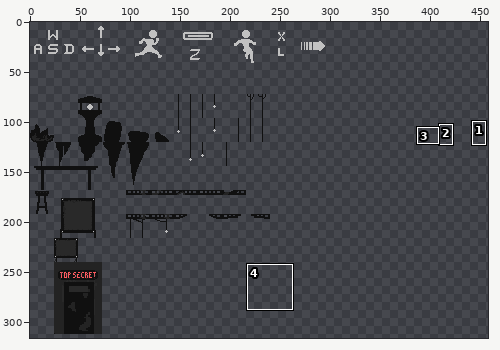
One commit to this pixel-art file: Assets/sprites/TILES/Objects.ase. The picture above shows the old version from afar; the outline marks the close-up.
Close-up. As it was:
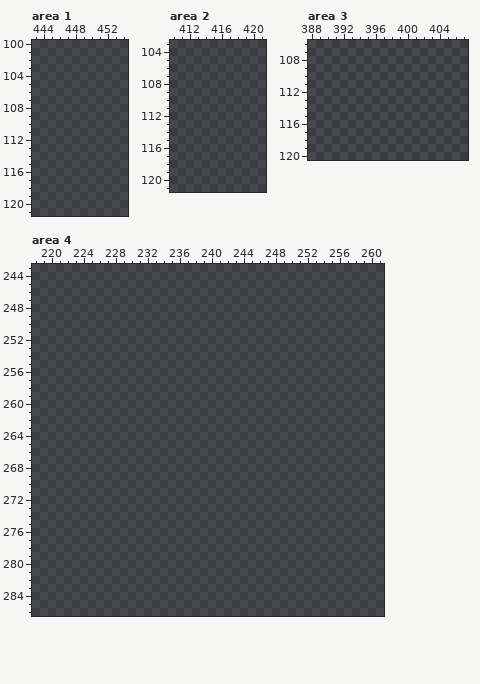
480x480 pixels, 1 frame. Colours within 5 levels of each other are drawn and written as one. Shown: area 1: x 443..454, y 100..121; area 2: x 410..421, y 103..121; area 3: x 388..407, y 106..120; area 4: x 218..261, y 243..286. The wide view leaves out empty margins. The commit also changed other parts of the picture, which this record leaves out.
Palette (. is transparent): 
After the commit:
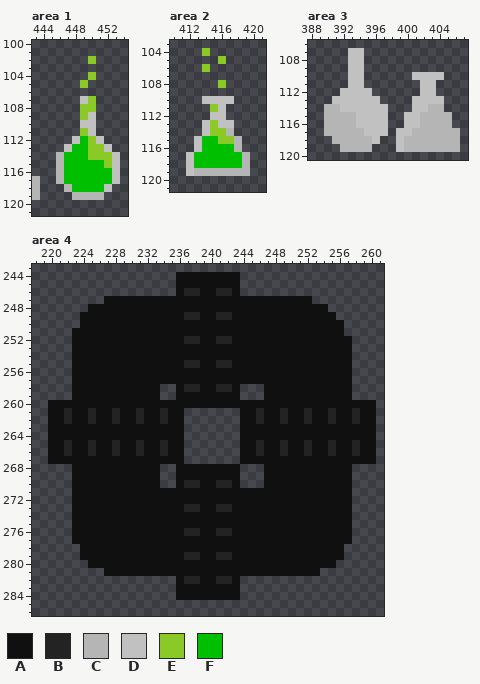
Colours new in this view: A #101010  B #232323  C #b5b5b5  D #c1c1c1  E #8ac926  F #00bf00
Diff:
Changed rows in their new state; - is an unchanged pixel.
Area 1:
first column x 443:
102 -------E---
104 -------E---
105 ------E----
107 ------DE---
108 ------EE---
109 ------ED---
110 ------DD---
111 ------ED---
112 -----DFED--
113 ----DFFEED-
114 ---CFFFEEED
115 ---CFFFFFED
116 ---CFFFFFFD
117 C--CFFFFFFD
118 C---CFFFFD-
119 C----CCCC--
Area 2:
first column x 412:
104 --E-----
105 ----E---
106 --E-----
108 ----E---
110 --DDDD--
111 ---ED---
112 ---DD---
113 --DEDD--
114 --DEEC--
115 -DFFEEC-
116 -DFFFFC-
117 DFFFFFFC
118 DFFFFFFC
119 DCCCCCCC
Area 3:
first column x 390:
107 ---DD------------
108 ---DD------------
109 ---DD------------
110 ---DD------DDDD--
111 ---DD-------DD---
112 --DDDD------DD---
113 -DDDDDD----DDDD--
114 CCDDDDDD---DDCC--
115 CCCCDDDD--DDCCCC-
116 CCCCDDDD--DDCCCC-
117 CCCCCDDD-DDCCCCCC
118 -CCCCCD--DCCCCCCC
119 --CCCC---DCCCCCCC
Area 4:
first column x 220:
244 ----------------AAAAAAAA-----------------
245 ----------------AAAAAAAA-----------------
246 ----------------ABBAABBA-----------------
247 -------AAAAAAAAAAAAAAAAAAAAAAAAAA--------
248 -----AAAAAAAAAAAAAAAAAAAAAAAAAAAAAA------
249 ----AAAAAAAAAAAAABBAABBAAAAAAAAAAAAA-----
250 ----AAAAAAAAAAAAAAAAAAAAAAAAAAAAAAAAA----
251 ---AAAAAAAAAAAAAAAAAAAAAAAAAAAAAAAAAA----
252 ---AAAAAAAAAAAAAABBAABBAAAAAAAAAAAAAAA---
253 ---AAAAAAAAAAAAAAAAAAAAAAAAAAAAAAAAAAA---
254 ---AAAAAAAAAAAAAAAAAAAAAAAAAAAAAAAAAAA---
255 ---AAAAAAAAAAAAAABBAABBAAAAAAAAAAAAAAA---
256 ---AAAAAAAAAAAAAAAAAAAAAAAAAAAAAAAAAAA---
257 ---AAAAAAAAAAAAAAAAAAAAAAAAAAAAAAAAAAA---
258 ---AAAAAAAAAAA--ABBAABBA---AAAAAAAAAAA---
259 ---AAAAAAAAAAA--AAAAAAAA---AAAAAAAAAAA---
260 AAAAAAAAAAAAAAAAAAAAAAAAAAAAAAAAAAAAAAAAA
261 AABAABAABAABAABAA-------AABAABAABAABAABAA
262 AABAABAABAABAABAA-------AABAABAABAABAABAA
263 AAAAAAAAAAAAAAAAA-------AAAAAAAAAAAAAAAAA
264 AAAAAAAAAAAAAAAAA-------AAAAAAAAAAAAAAAAA
265 AABAABAABAABAABAA-------AABAABAABAABAABAA
266 AABAABAABAABAABAA-------AABAABAABAABAABAA
267 AAAAAAAAAAAAAAAAA-------AAAAAAAAAAAAAAAAA
268 ---AAAAAAAAAAA--AAAAAAAA---AAAAAAAAAAA---
269 ---AAAAAAAAAAA--AAAAAAAA---AAAAAAAAAAA---
270 ---AAAAAAAAAAA--ABBAABBA---AAAAAAAAAAA---
271 ---AAAAAAAAAAAAAAAAAAAAAAAAAAAAAAAAAAA---
272 ---AAAAAAAAAAAAAAAAAAAAAAAAAAAAAAAAAAA---
273 ---AAAAAAAAAAAAAABBAABBAAAAAAAAAAAAAAA---
274 ---AAAAAAAAAAAAAAAAAAAAAAAAAAAAAAAAAAA---
275 ---AAAAAAAAAAAAAAAAAAAAAAAAAAAAAAAAAAA---
276 ---AAAAAAAAAAAAAABBAABBAAAAAAAAAAAAAAA---
277 ---AAAAAAAAAAAAAAAAAAAAAAAAAAAAAAAAAAA---
278 ----AAAAAAAAAAAAAAAAAAAAAAAAAAAAAAAAA----
279 ----AAAAAAAAAAAAABBAABBAAAAAAAAAAAAAA----
280 -----AAAAAAAAAAAAAAAAAAAAAAAAAAAAAAA-----
281 -------AAAAAAAAAAAAAAAAAAAAAAAAAAA-------
282 ----------------ABBAABBA-----------------
283 ----------------AAAAAAAA-----------------
284 ----------------AAAAAAAA-----------------
Boxes around the changes in both close-ups, in picture pixels (x1, y1, x2, y2):
added: (32, 56, 120, 200)
added: (186, 48, 250, 176)
added: (324, 48, 460, 152)
added: (48, 272, 376, 600)
